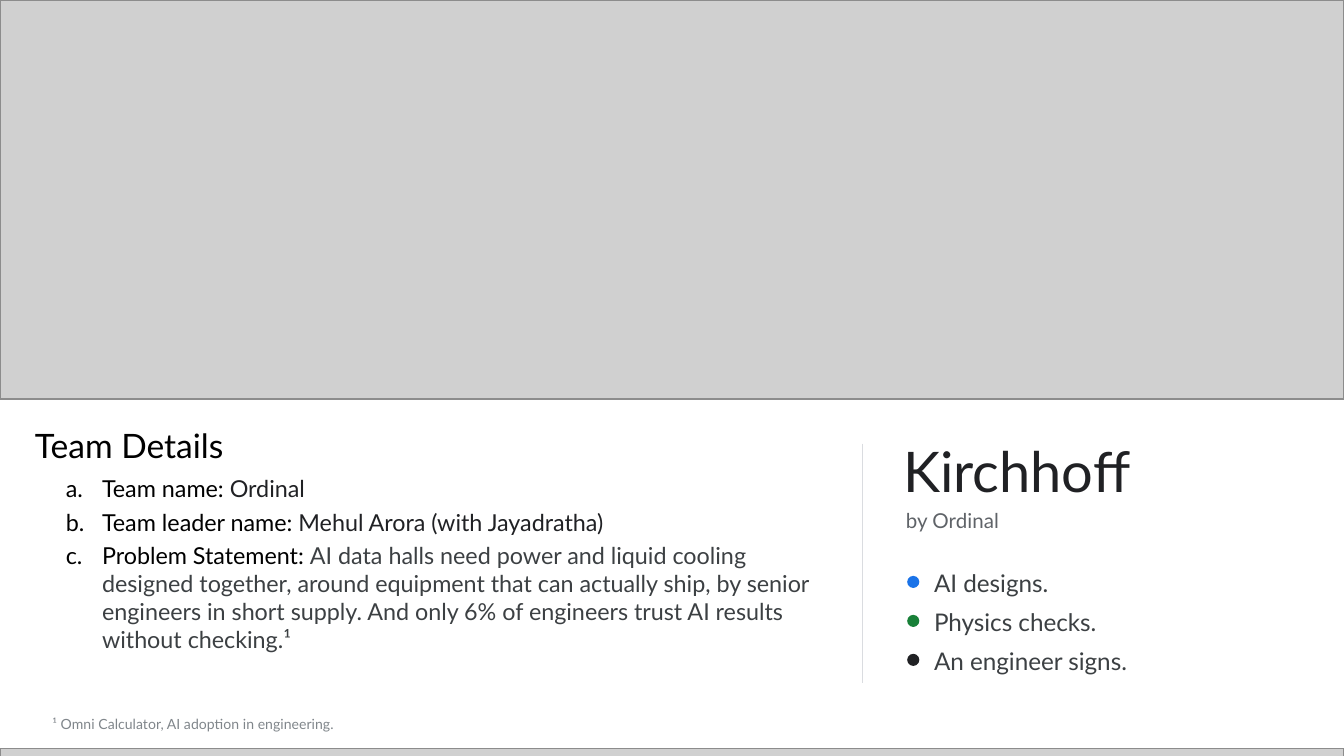
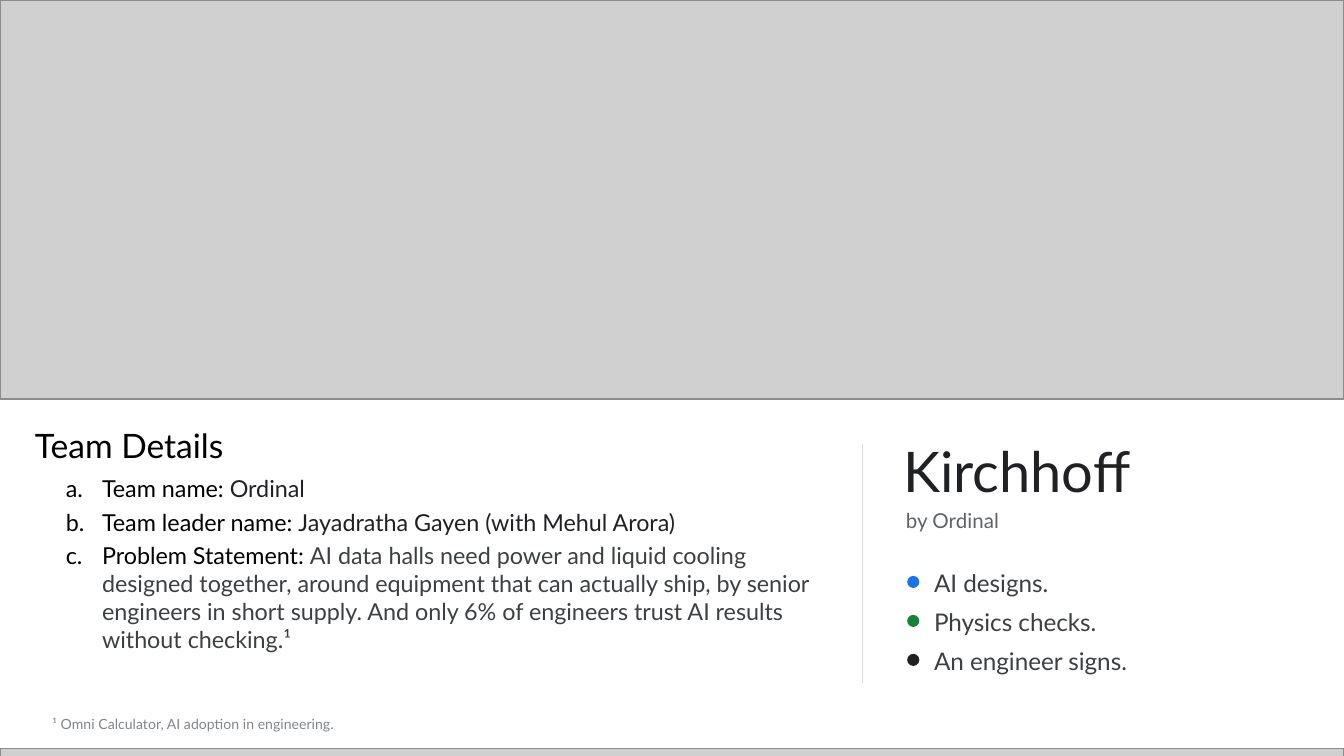
Before and after one commit to mehular0ra/kirchhoff, a slide deck: slide 1 of docs/submission/deck/Kirchhoff-AI-Builder-Cup.pptx. Drawn at 1344x756 pixels with LibreOffice and Linux fonts; fonts in the diff are those of the drawing; grey boxes stand for pictures. Boxes give left, top, right and bottom in pixels: in the first picture for what was removed or moved away, otherwise in the second. Text is boxed around its words. In the diff, an @@ line names an element or a change of style, - is before the commit and + after.

```diff
--- a/docs/submission/deck/Kirchhoff-AI-Builder-Cup.pptx
+++ b/docs/submission/deck/Kirchhoff-AI-Builder-Cup.pptx
@@ text at (102,513,676,535): text changed @@
-  b. Team leader name: Mehul Arora (with Jayadratha)
+  b. Team leader name: Jayadratha Gayen (with Mehul Arora)
```
Also in this commit, not shown: 1 other slide changed, 7 other files.
